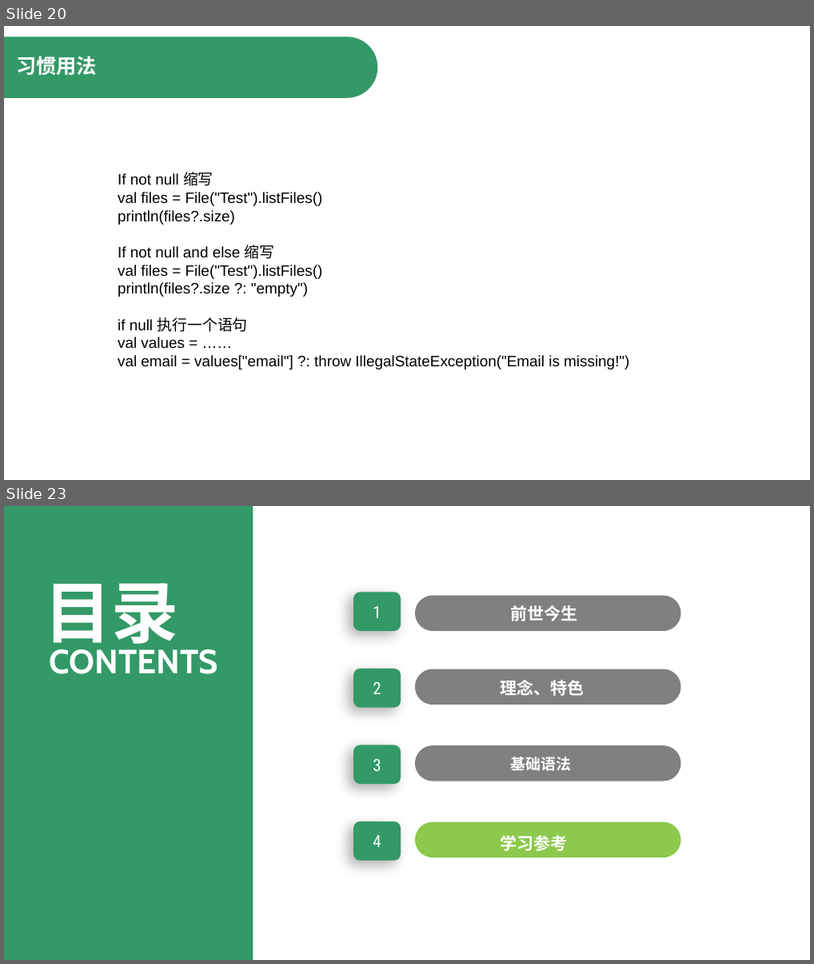
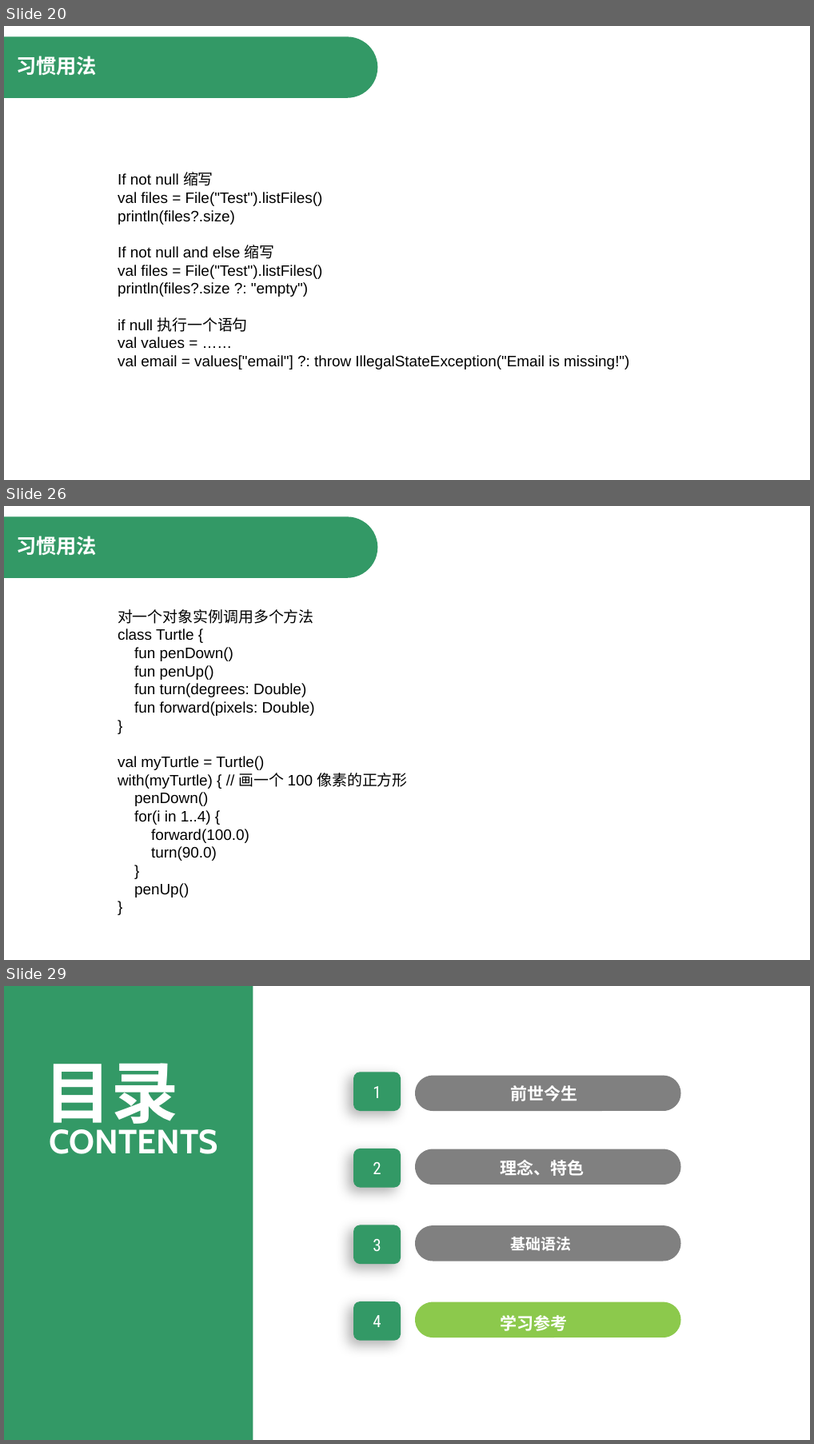
Before and after one commit to JosephLoveWong/UStory, a slide deck: app/Kotlin开发入门_王明明.pptx. Shown one above the other, each under a label of ours: slides 20 and 23 before the commit, slides 20, 26 and 29 after it; the slides between them are not shown. The pictures are 814x964 and 814x1444 pixels, drawn with LibreOffice and Linux fonts; fonts in the diff are those of the drawing. Boxes give left, top, right and bottom in pixels: in the first picture for what was removed or moved away, otherwise in the second. Text is boxed around its words. In the diff, an @@ line names an element or a change of style, - is before the commit and + after.

```diff
--- a/app/Kotlin开发入门_王明明.pptx
+++ b/app/Kotlin开发入门_王明明.pptx
@@ slide 26 added at box(4, 506, 810, 960), background #FFFFFF @@
@@ round same rect added at box(4, 516, 378, 578), fill #339966 @@
@@ text added at box(16, 536, 97, 556), 24 pt, text #FFFFFF, bold @@
+习惯用法
@@ text added at box(118, 609, 407, 897), 18 pt, text #000000 @@
+对一个对象实例调用多个方法
+class Turtle {
+fun penDown()
+fun penUp()
+fun turn(degrees: Double)
+fun forward(pixels: Double)
+}
+val myTurtle = Turtle()
+with(myTurtle) { // 画一个 100 像素的正方形
+penDown()
+for(i in 1..4) {
+forward(100.0)
+turn(90.0)
+}
+penUp()
+}
@@ what was slide 23 is now slide 29 @@
```
Also in this commit, not shown: 7 other slides added, 2 slides removed, 34 other files.
